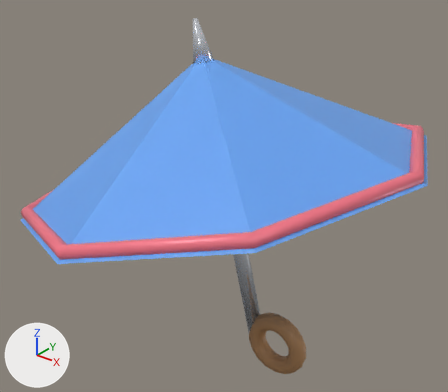
The Blender file assets/models/parapluie.blend as it was, and as the next commit left it.
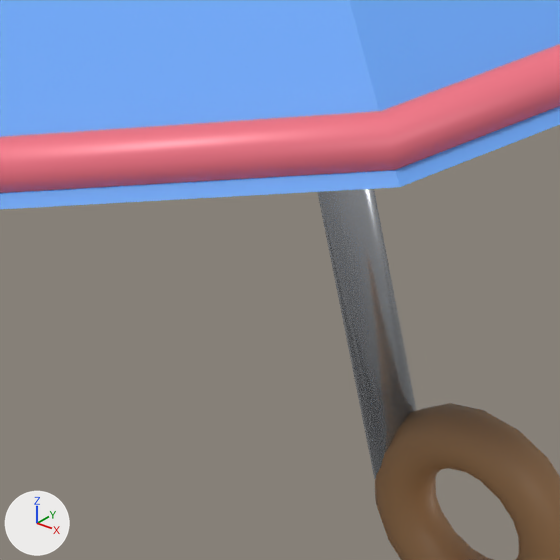
The first picture shows the older version from a 50 mm camera at (1.055, -1.328, 0.844) aimed at (-0.01, 0.003, 0.018). The close-ups show the older and then the newer version on the part from 33% to 67% of the width and 51% to 91% of the height of that picture. Only the edits that show in the close-ups are written down. Lighting does not change. The marker at lower left points along +X, +Y and +Z.

Names of what the first close-up shows: 'parapluie'.
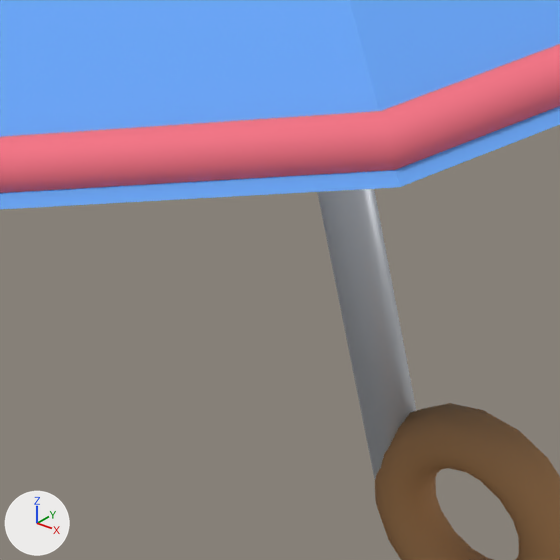
Changed parts and their boxes (x1, y1, x2, y2) in the close-ups (560 x 560 px):
'parapluie', surface changed
    both: (0, 44, 560, 560)

What the commit changed:
In material 'UmbrellaRed' (mat_umbrellared), roughness goes from 0.4 to 0.74.
In material 'SilverShaft' (mat_silvershaft), metallic goes from 0.85 to 0.552.
In material 'SilverShaft' (mat_silvershaft), roughness goes from 0.2 to 0.45.
